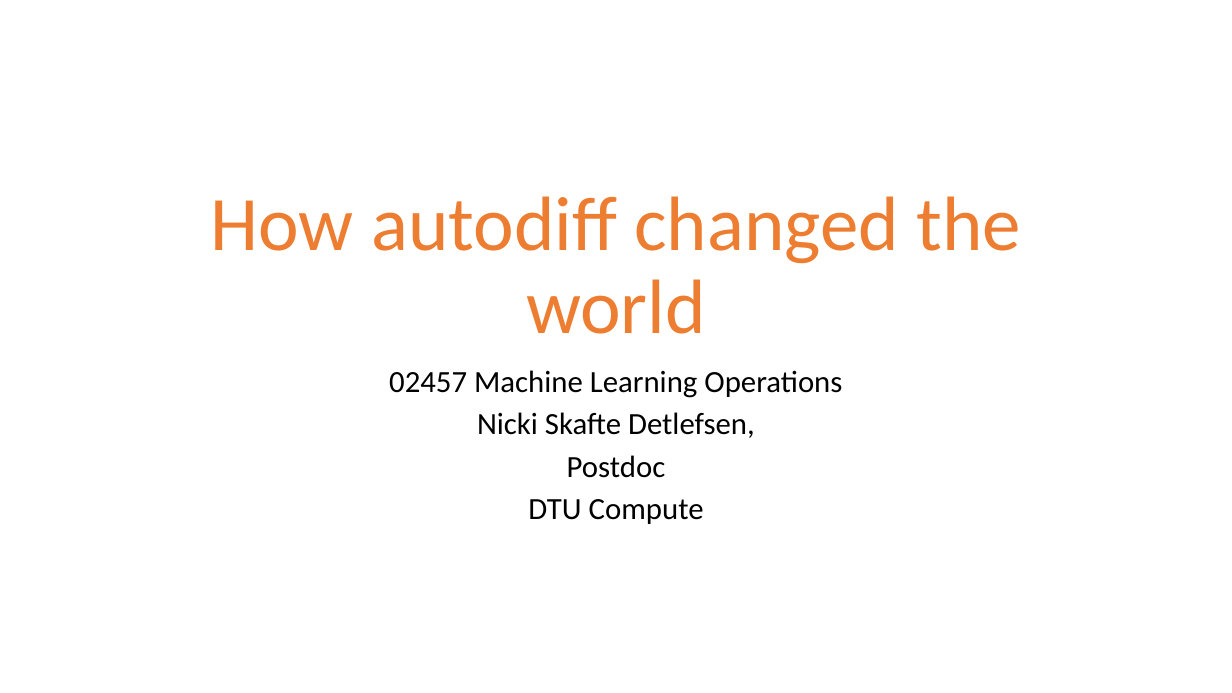
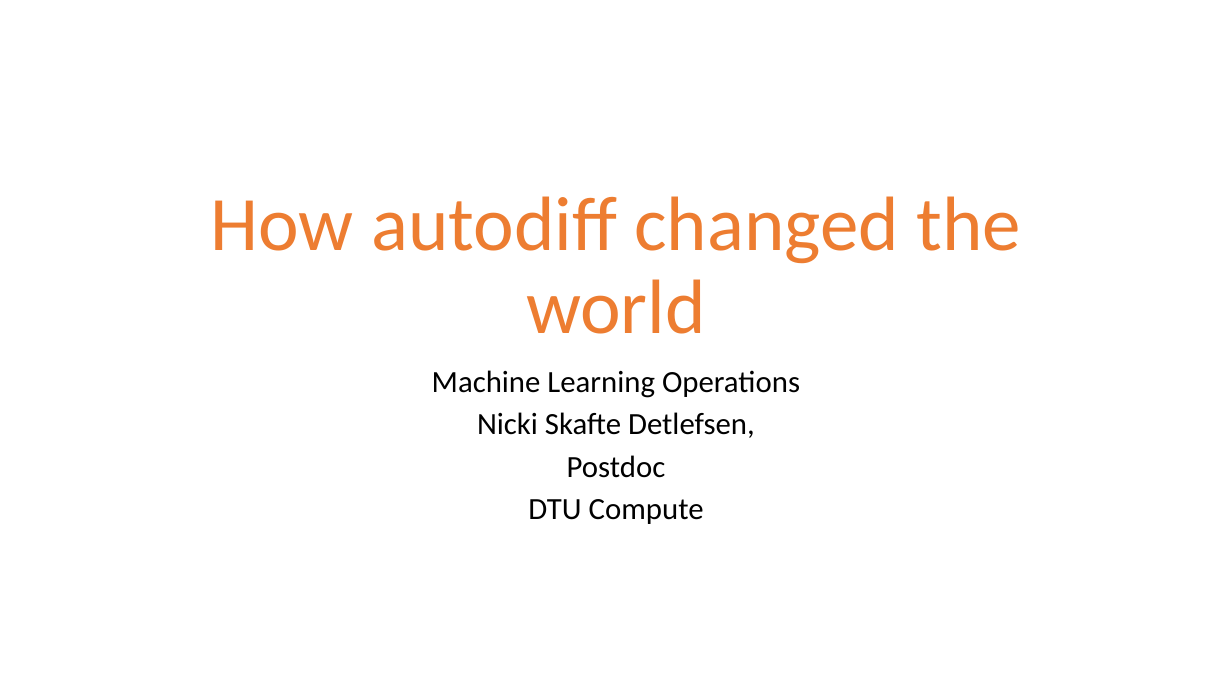
Before and after one commit to DeepEasterbunny/dtu_mlops, a slide deck: slide 1 of 01_introduction/How_autodiff_changed_the_world.pptx. Drawn at 1232x693 pixels with LibreOffice and Linux fonts; fonts in the diff are those of the drawing; background and template pictures are left out. Boxes give left, top, right and bottom in pixels: in the first picture for what was removed or moved away, otherwise in the second. Text is boxed around its words. In the diff, an @@ line names an element or a change of style, - is before the commit and + after.

```diff
--- a/01_introduction/How_autodiff_changed_the_world.pptx
+++ b/01_introduction/How_autodiff_changed_the_world.pptx
@@ subtitle at (432, 370, 800, 398): text changed @@
-02457 Machine Learning Operations
+Machine Learning Operations
```
Also in this commit, not shown: 16 other slides changed, 15 other files.
